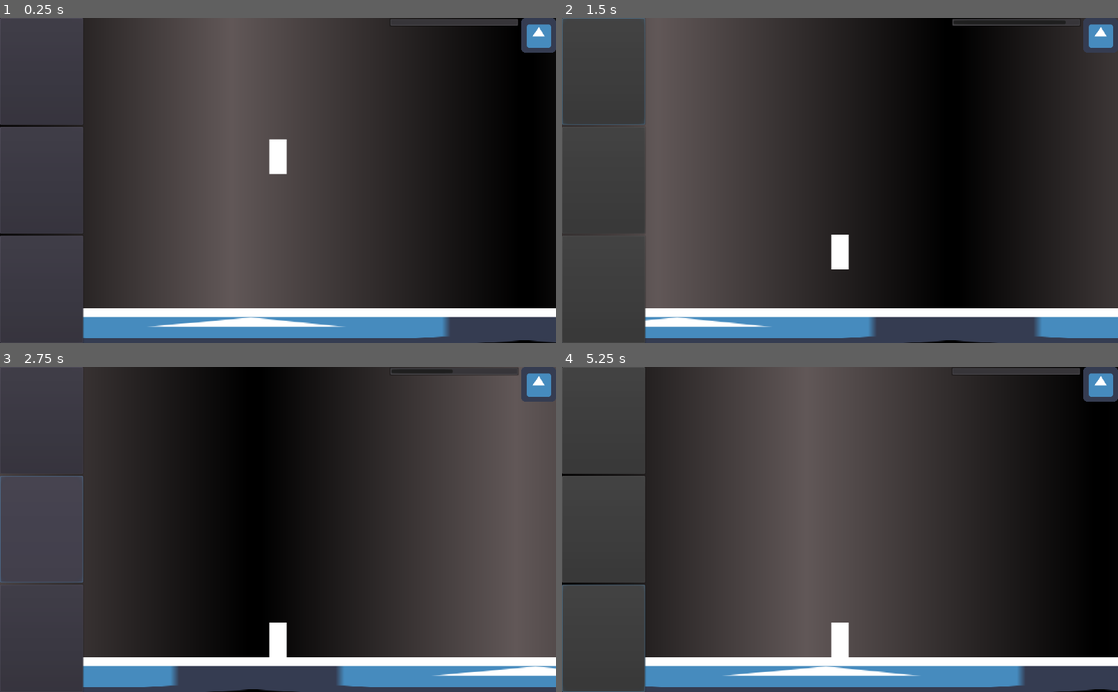
Above: before the commit, frames 1-4 (two rows, left to right).
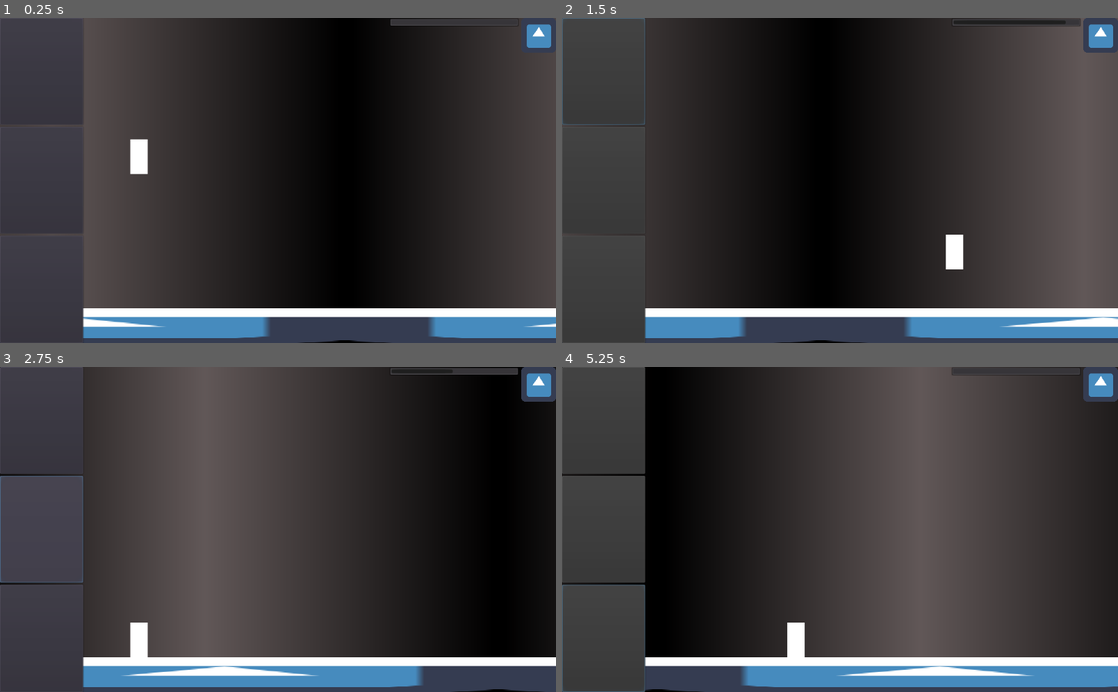
Above: after the commit, the same moments.

Repository: iniyanijoseph/Gravity
Game: Godot game, scene res://Main.tscn
The game is run twice, just before and just after one commit, with the same random seed, the same clock (stepped at 60 frames per second) and the same inputs. The engine's default icon, where the game draws it, is replaced by a stand-in: a white triangle on a blue panel in a dark square.
Inputs (mouse positions are in pixels of both pictures, inside the frame that each line leads up to):
- Up to frame 1 (0.25 s): no input
- Up to frame 2 (1.5 s): click (600, 70) at 0.5 s
- Up to frame 3 (2.75 s): click (38, 529) at 2 s
- Up to frame 4 (5.25 s): click (600, 640) at 2.75 s; click (600, 419) at 3.5 s; click (600, 640) at 5 s

The runs differ from the first frame. In frame 1, 58% of the frame differs, in the area x 0-100%, y 0-100%; in frame 2, 68%, in the area x 13-100%, y 0-100%; in frame 3, 61%; in frame 4, 68%.

Commit message:
Create Camera Unfreeze

Diff:
--- a/Player/Player.gd
+++ b/Player/Player.gd
@@ -2,6 +2,10 @@
 
 signal action_complete
 onready var floorFindRayCast : RayCast2D = $"%FloorFindRayCast"
+onready var camera : Camera2D = $"%Camera2D"
+
+export(int) var speed : int = 500
+onready var cameraDefaultOffset = camera.offset.x
 
 func _ready():
 	# Set Up Signal Bus
@@ -9,15 +13,27 @@
 	PlayerActionSignalBus.player = self
 	PlayerActionSignalBus.setup()
 
+func freezeCamera():
+	remove_child(camera)
+	get_parent().add_child(camera)
+	camera.position = position
+
+func unfreezeCamera():
+	camera.offset.x =  camera.position.x - position.x
+	camera.position.x = 0
+	get_parent().remove_child(camera)
+	add_child(camera)
+
 func slam():
 	var localFloor = floorFindRayCast.get_collision_point()
-	print(localFloor)
+	freezeCamera()
 	var tween = get_tree().create_tween()
 	tween.tween_property(self, "position:y", localFloor.y - floorFindRayCast.position.y, 1).\
 	set_trans(Tween.TRANS_QUINT).\
 	set_ease(Tween.EASE_IN)
 	yield(tween, "finished")
 	action_complete()
+	unfreezeCamera()
 
 func gravitate():
 	#Replace With Code to Gravitate to a Point
@@ -32,4 +48,7 @@
 	emit_signal("action_complete")
 
 func _physics_process(delta):
-	move_and_slide(Vector2(200, 0))
+	if(cameraDefaultOffset-3 <= camera.offset.x and camera.offset.x <= cameraDefaultOffset + 3):
+		move_and_slide(Vector2(speed, 0))
+	else:
+		camera.offset.x += speed*delta
--- a/Player/Player.tscn
+++ b/Player/Player.tscn
@@ -12,9 +12,17 @@
 cast_to = Vector2( 0, 600 )
 
 [node name="Camera2D" type="Camera2D" parent="."]
+unique_name_in_owner = true
 current = true
 limit_top = 0
 limit_bottom = 600
+offset_h = 1.0
+drag_margin_left = 0.5
+drag_margin_top = 0.5
+drag_margin_right = 0.5
+drag_margin_bottom = 0.5
+editor_draw_limits = true
+editor_draw_drag_margin = true
 
 [node name="Polygon2D" type="Polygon2D" parent="."]
 polygon = PoolVector2Array( 0, -32, 16, -32, 16, 32, -16, 32, -16, -32 )
